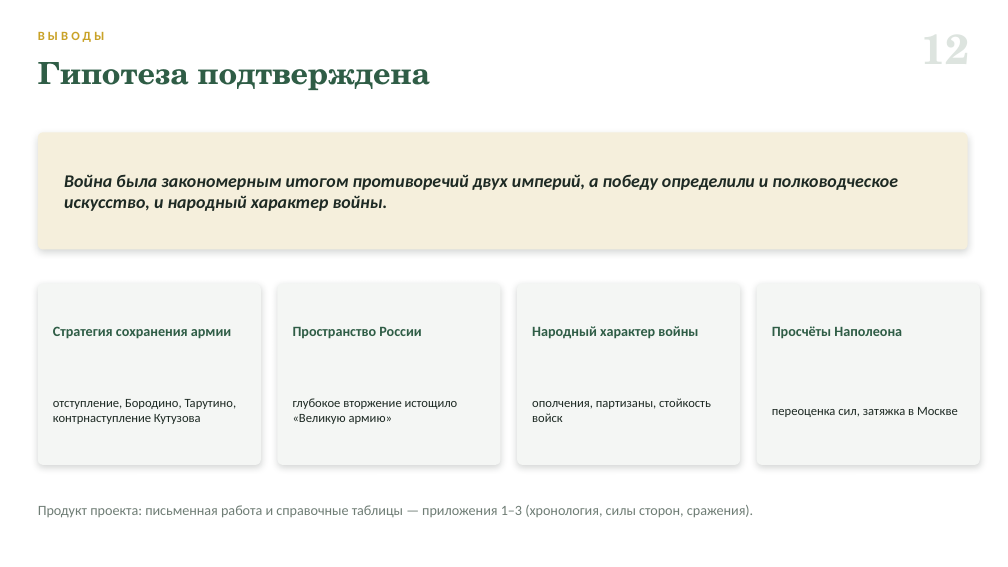
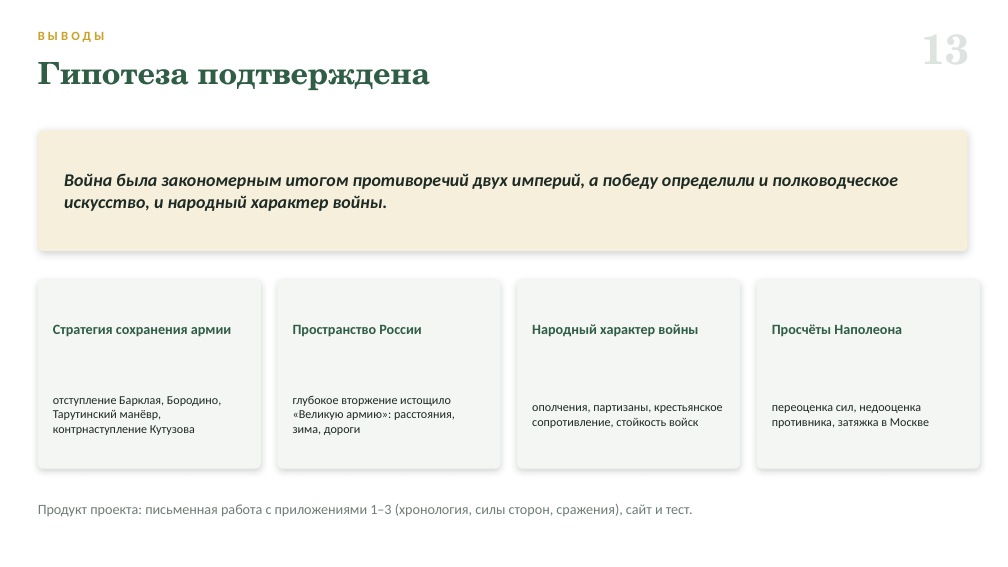
Before and after one commit to artomrek3030-Jumangi/war-1812-quiz, a slide deck: slide 14 of presentation.pptx (slide 13 before the commit). Drawn at 1008x567 pixels with LibreOffice and Linux fonts; fonts in the diff are those of the drawing. Boxes give left, top, right and bottom in pixels: in the first picture for what was removed or moved away, otherwise in the second. Text is boxed around its words. In the diff, an @@ line names an element or a change of style, - is before the commit and + after.

```diff
--- a/presentation.pptx
+++ b/presentation.pptx
@@ rounded rectangle: place and size @@
-rounded rectangle at bbox=[38, 284, 261, 465]
+rounded rectangle at bbox=[38, 280, 261, 469]
@@ rounded rectangle: place and size @@
-rounded rectangle at bbox=[278, 284, 501, 465]
+rounded rectangle at bbox=[278, 280, 501, 469]
@@ rounded rectangle: place and size @@
-rounded rectangle at bbox=[517, 284, 740, 465]
+rounded rectangle at bbox=[517, 280, 740, 469]
@@ proportions changed in 5 elements at bbox=[38, 130, 968, 251], bbox=[38, 280, 261, 469], bbox=[278, 280, 501, 469], bbox=[517, 280, 740, 469], bbox=[757, 280, 980, 469] @@
@@ rounded rectangle: place and size @@
-rounded rectangle at bbox=[757, 284, 980, 465]
+rounded rectangle at bbox=[757, 280, 980, 469]
@@ text at bbox=[53, 396, 221, 435]: text changed; size 12 to 11.5 pt @@
-отступление, Бородино, Тарутино, контрнаступление Кутузова
+отступление Барклая, Бородино, Тарутинский манёвр, контрнаступление Кутузова
@@ text at bbox=[293, 396, 455, 435]: text changed; size 12 to 11.5 pt @@
-глубокое вторжение истощило «Великую армию»
+глубокое вторжение истощило «Великую армию»: расстояния, зима, дороги
@@ text at bbox=[532, 405, 723, 428]: text changed; size 12 to 11.5 pt @@
-ополчения, партизаны, стойкость войск
+ополчения, партизаны, крестьянское сопротивление, стойкость войск
@@ text at bbox=[772, 405, 929, 428]: text changed; size 12 to 11.5 pt @@
-переоценка сил, затяжка в Москве
+переоценка сил, недооценка противника, затяжка в Москве
@@ text at bbox=[38, 504, 693, 517]: text changed @@
-Продукт проекта: письменная работа и справочные таблицы — приложения 1–3 (хронология, силы сторон, сражения).
+Продукт проекта: письменная работа с приложениями 1–3 (хронология, силы сторон, сражения), сайт и тест.
```
Also in this commit, not shown: 9 other slides changed, 3 slides added, 2 slides removed.
